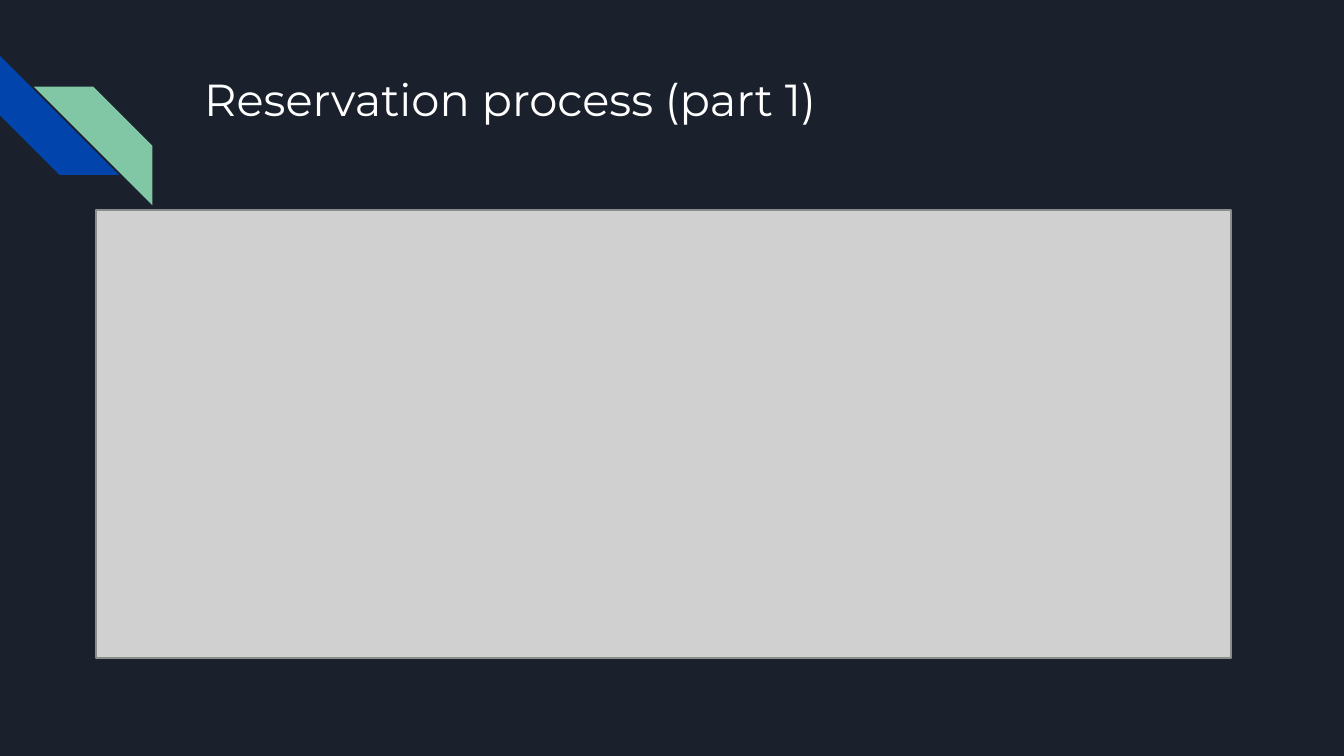
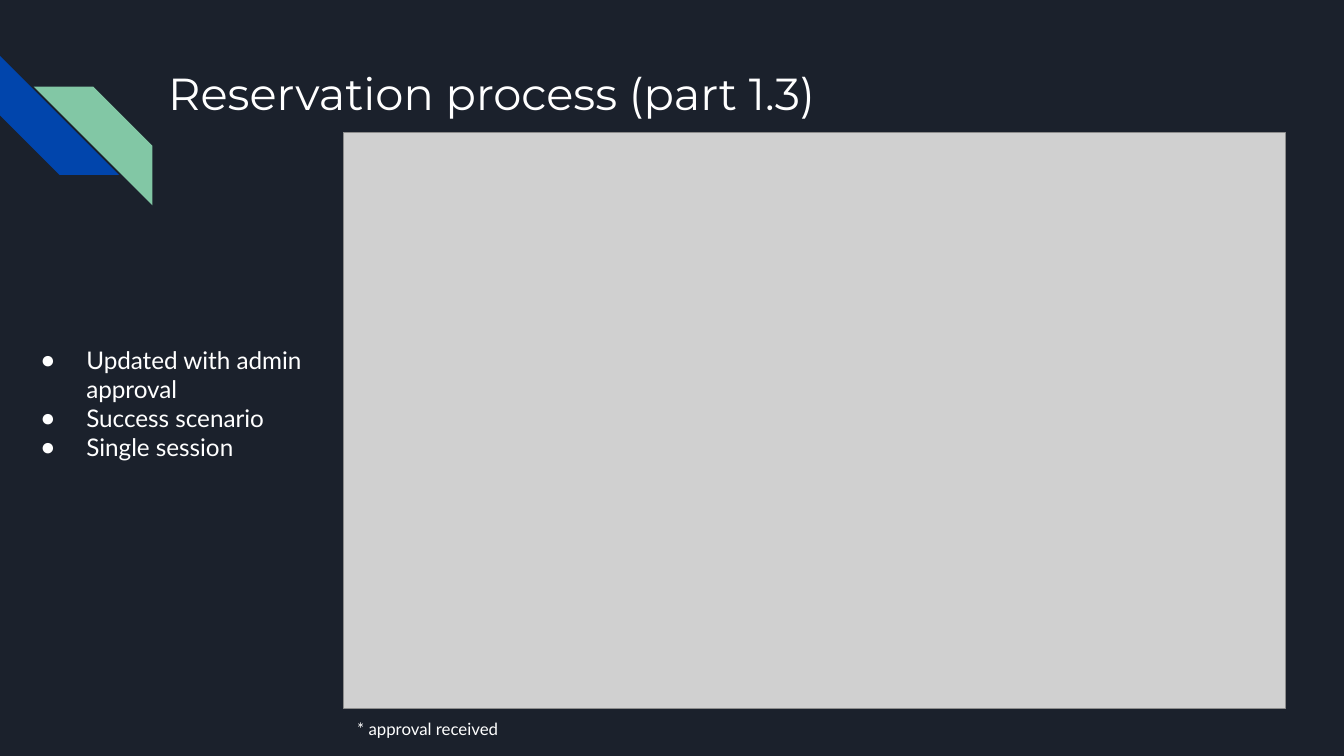
Before and after one commit to PavelKuropatin/parking-space-reservation-chatbot, a slide deck: slide 5 of presentation.pptx (slide 3 before the commit). Drawn at 1344x756 pixels with LibreOffice and Linux fonts; fonts in the diff are those of the drawing; grey boxes stand for pictures. Boxes give left, top, right and bottom in pixels: in the first picture for what was removed or moved away, otherwise in the second. Text is boxed around its words. In the diff, an @@ line names an element or a change of style, - is before the commit and + after.

```diff
--- a/presentation.pptx
+++ b/presentation.pptx
@@ title at [168, 76, 815, 119]: text changed @@
-Reservation process (part 1)
+Reservation process (part 1.3)
@@ picture: place and size @@
-picture at [97, 210, 1231, 657]
+picture at [344, 133, 1286, 708]
@@ text added at [86, 351, 302, 461], 13 pt, text #FFFFFF @@
+● Updated with admin approval
+● Success scenario
+● Single session
@@ text added at [369, 722, 498, 738], 9 pt, text #FFFFFF @@
+* approval received
```
Also in this commit, not shown: 3 other slides changed, 4 slides added, 19 other files.
